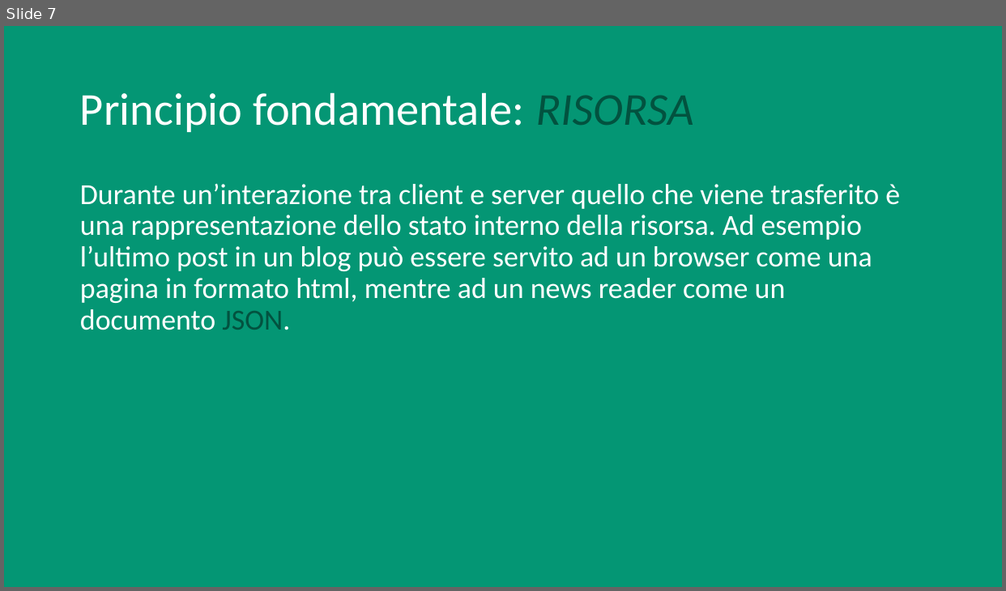
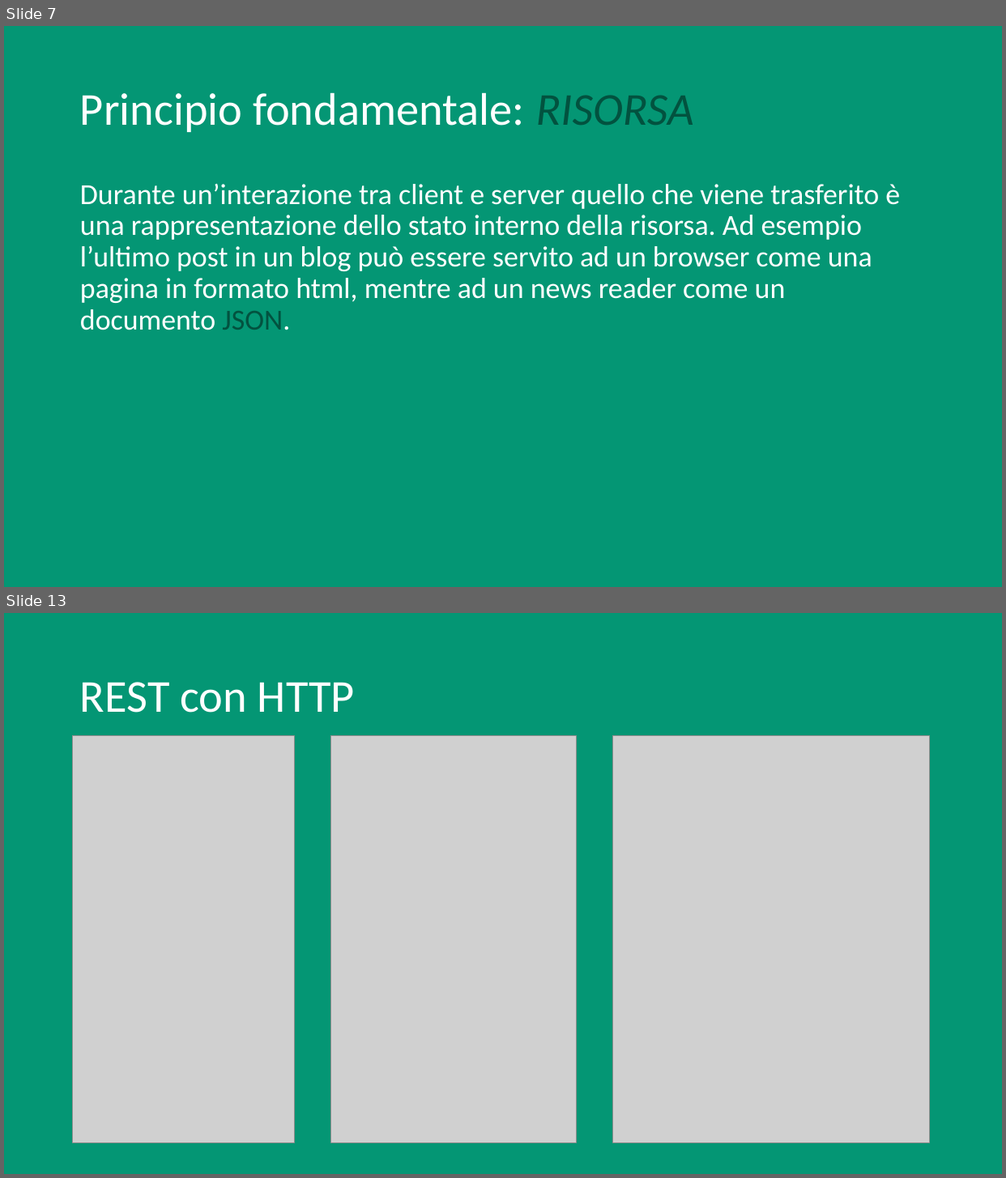
Before and after one commit to vassallocarlo/Tesi-RESTful, a slide deck: REST.pptx. Shown one above the other, each under a label of ours: slide 7 before the commit, slides 7 and 13 after it; the slides between them are not shown. The pictures are 1006x591 and 1006x1178 pixels, drawn with LibreOffice and Linux fonts; fonts in the diff are those of the drawing; grey boxes stand for pictures. Boxes give left, top, right and bottom in pixels: in the first picture for what was removed or moved away, otherwise in the second. Text is boxed around its words. In the diff, an @@ line names an element or a change of style, - is before the commit and + after.

Commit message:
rest auth

```diff
--- a/REST.pptx
+++ b/REST.pptx
@@ slide 13 added at <box>4,613,1002,1174</box>, background #049674 @@
@@ title added at <box>80,682,355,713</box>, 44 pt, text #FFFFFF @@
+REST con HTTP
@@ picture added at <box>73,736,295,1144</box> @@
@@ picture added at <box>331,736,576,1144</box> @@
@@ picture added at <box>613,736,929,1143</box> @@
```
Also in this commit, not shown: 3 slides changed, 6 other slides added, 4 other files.
